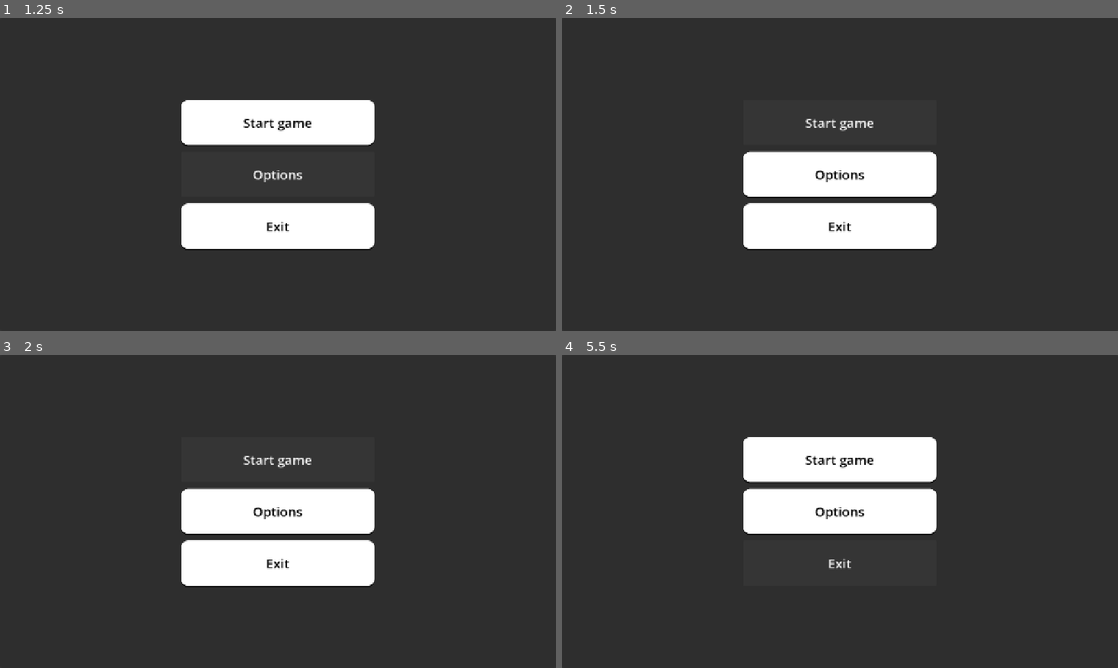
Above: before the commit, frames 1-4 (two rows, left to right).
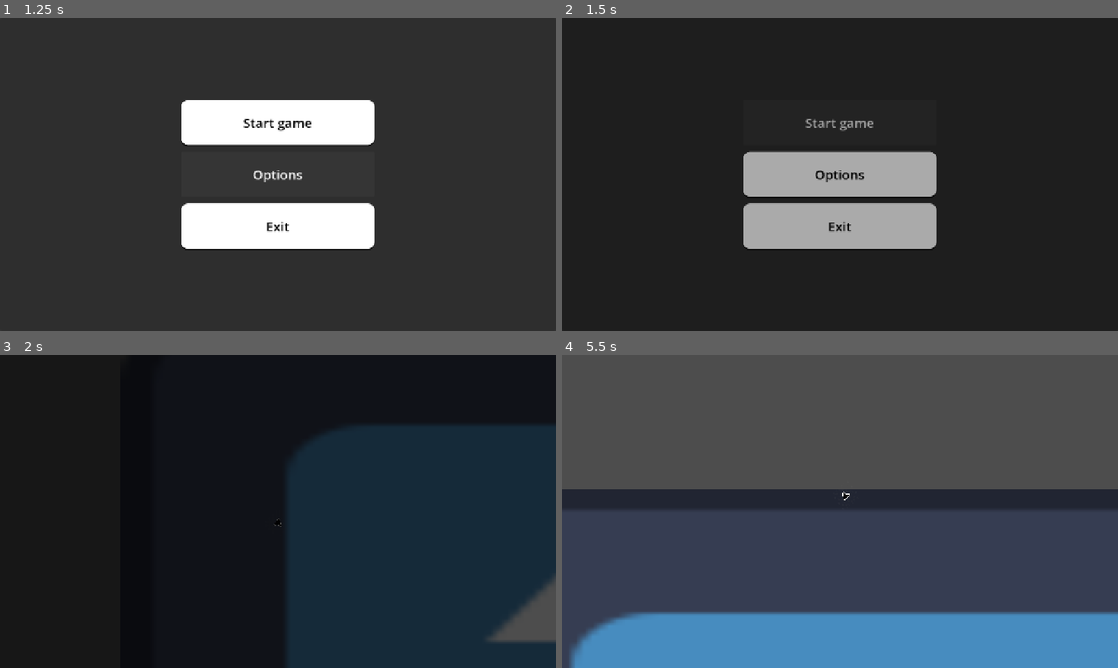
Above: after the commit, the same moments.

Repository: kokiheey/game-jam-repo
Game: Godot game, scene res://Scenes/main_menu.tscn
Same seed, same stepped clock (60 frames per second), same inputs: the game is played once before the commit and once after it. This scene is started directly instead of the project's main scene. The engine's default icon, where the game draws it, is replaced by a stand-in: a white triangle on a blue panel in a dark square.
Inputs (mouse positions are in pixels of both pictures, inside the frame that each line leads up to):
- Up to frame 1 (1.25 s): click "Options" at 0.5 s
- Up to frame 2 (1.5 s): click "Start game" at 1.25 s
- Up to frame 3 (2 s): no input
- Up to frame 4 (5.5 s): click (840, 458) at 2 s, where only the run before the commit has a clickable "Start game"; move the mouse to (962, 495) at 2.77 s; hold W (moveForward) 2.78-3.53 s; move the mouse to (728, 527) at 3.52 s; move the mouse to (895, 442) at 4.27 s; hold W (moveForward) from 4.28 s (still down); move the mouse to (812, 574) at 5.02 s

Frame 1 is identical in both runs. In frame 2, 10% of the frame differs, in the area x 32-68%, y 32-74%; in frame 3, 77%; in frame 4, 95%, in the area x 0-100%, y 0-100%.

Commit message:
Implement scene transition

Diff:
--- a/gmtk2026/Scenes/main_menu.tscn
+++ b/gmtk2026/Scenes/main_menu.tscn
@@ -1,4 +1,6 @@
 [gd_scene format=3 uid="uid://lroibhdnwi5o"]
+
+[ext_resource type="Script" uid="uid://cndm17p4pw28b" path="res://Scripts/main_menu.gd" id="1_28flt"]
 
 [sub_resource type="StyleBoxFlat" id="StyleBoxFlat_tpvet"]
 bg_color = Color(1, 1, 1, 1)
@@ -16,6 +18,7 @@
 anchor_bottom = 1.0
 grow_horizontal = 2
 grow_vertical = 2
+script = ExtResource("1_28flt")
 
 [node name="Panel" type="Panel" parent="." unique_id=1345450678]
 layout_mode = 1
@@ -40,7 +43,7 @@
 grow_vertical = 2
 theme_override_constants/separation = 16
 
-[node name="Button" type="Button" parent="VBoxContainer" unique_id=2090315873]
+[node name="PlayButton" type="Button" parent="VBoxContainer" unique_id=2090315873]
 layout_mode = 2
 size_flags_vertical = 3
 theme_override_colors/font_color = Color(0, 0, 0, 1)
@@ -48,7 +51,7 @@
 theme_override_styles/normal = SubResource("StyleBoxFlat_tpvet")
 text = "Start game"
 
-[node name="Button2" type="Button" parent="VBoxContainer" unique_id=510495146]
+[node name="OptionsButton" type="Button" parent="VBoxContainer" unique_id=510495146]
 layout_mode = 2
 size_flags_vertical = 3
 theme_override_colors/font_color = Color(0, 0, 0, 1)
@@ -56,10 +59,12 @@
 theme_override_styles/normal = SubResource("StyleBoxFlat_tpvet")
 text = "Options"
 
-[node name="Button3" type="Button" parent="VBoxContainer" unique_id=863767723]
+[node name="ExitButton" type="Button" parent="VBoxContainer" unique_id=863767723]
 layout_mode = 2
 size_flags_vertical = 3
 theme_override_colors/font_color = Color(0, 0, 0, 1)
 theme_override_font_sizes/font_size = 30
 theme_override_styles/normal = SubResource("StyleBoxFlat_tpvet")
 text = "Exit"
+
+[connection signal="pressed" from="VBoxContainer/PlayButton" to="." method="_on_play_button_pressed"]
--- /dev/null
+++ b/gmtk2026/Scenes/scene_transition.tscn
@@ -0,0 +1,57 @@
+[gd_scene format=3 uid="uid://tatjwdlslvtg"]
+
+[ext_resource type="Script" uid="uid://kxowjya1vgr5" path="res://Scripts/scene_transition.gd" id="1_crfs3"]
+
+[sub_resource type="Animation" id="Animation_vin40"]
+resource_name = "RESET"
+length = 0.009999999999999998
+tracks/0/type = "value"
+tracks/0/imported = false
+tracks/0/enabled = true
+tracks/0/path = NodePath("ColorRect:modulate")
+tracks/0/interp = 1
+tracks/0/loop_wrap = true
+tracks/0/keys = {
+"times": PackedFloat32Array(0),
+"transitions": PackedFloat32Array(1),
+"update": 0,
+"values": [Color(1, 1, 1, 0)]
+}
+
+[sub_resource type="Animation" id="Animation_8sxkv"]
+resource_name = "dissolve"
+length = 0.5
+tracks/0/type = "value"
+tracks/0/imported = false
+tracks/0/enabled = true
+tracks/0/path = NodePath("ColorRect:modulate")
+tracks/0/interp = 1
+tracks/0/loop_wrap = true
+tracks/0/keys = {
+"times": PackedFloat32Array(0, 0.5),
+"transitions": PackedFloat32Array(1, 1),
+"update": 0,
+"values": [Color(1, 1, 1, 0), Color(1, 1, 1, 1)]
+}
+
+[sub_resource type="AnimationLibrary" id="AnimationLibrary_sd3nk"]
+_data = {
+&"RESET": SubResource("Animation_vin40"),
+&"dissolve": SubResource("Animation_8sxkv")
+}
+
+[node name="SceneTransition" type="CanvasLayer" unique_id=73184610]
+script = ExtResource("1_crfs3")
+
+[node name="ColorRect" type="ColorRect" parent="." unique_id=1989427382]
+modulate = Color(1, 1, 1, 0)
+anchors_preset = 15
+anchor_right = 1.0
+anchor_bottom = 1.0
+grow_horizontal = 2
+grow_vertical = 2
+mouse_filter = 2
+color = Color(0, 0, 0, 1)
+
+[node name="AnimationPlayer" type="AnimationPlayer" parent="." unique_id=273005840]
+libraries/ = SubResource("AnimationLibrary_sd3nk")
--- /dev/null
+++ b/gmtk2026/Scripts/main_menu.gd
@@ -0,0 +1,4 @@
+extends Control
+
+func _on_play_button_pressed() -> void:
+	SceneTransition.change_scene("res://Scenes/game.tscn")
--- /dev/null
+++ b/gmtk2026/Scripts/scene_transition.gd
@@ -0,0 +1,7 @@
+extends CanvasLayer
+
+func change_scene(target: String) -> void:
+	$AnimationPlayer.play("dissolve")
+	await $AnimationPlayer.animation_finished
+	get_tree().change_scene_to_file(target)
+	$AnimationPlayer.play_backwards("dissolve")
--- a/gmtk2026/project.godot
+++ b/gmtk2026/project.godot
@@ -14,6 +14,10 @@
 run/main_scene="uid://demcgqsqh7jh1"
 config/features=PackedStringArray("4.7", "Forward Plus")
 config/icon="res://icon.svg"
+
+[autoload]
+
+SceneTransition="*uid://tatjwdlslvtg"
 
 [display]
 
Not shown, added: gmtk2026/Scripts/main_menu.gd.uid
Not shown, added: gmtk2026/Scripts/scene_transition.gd.uid
